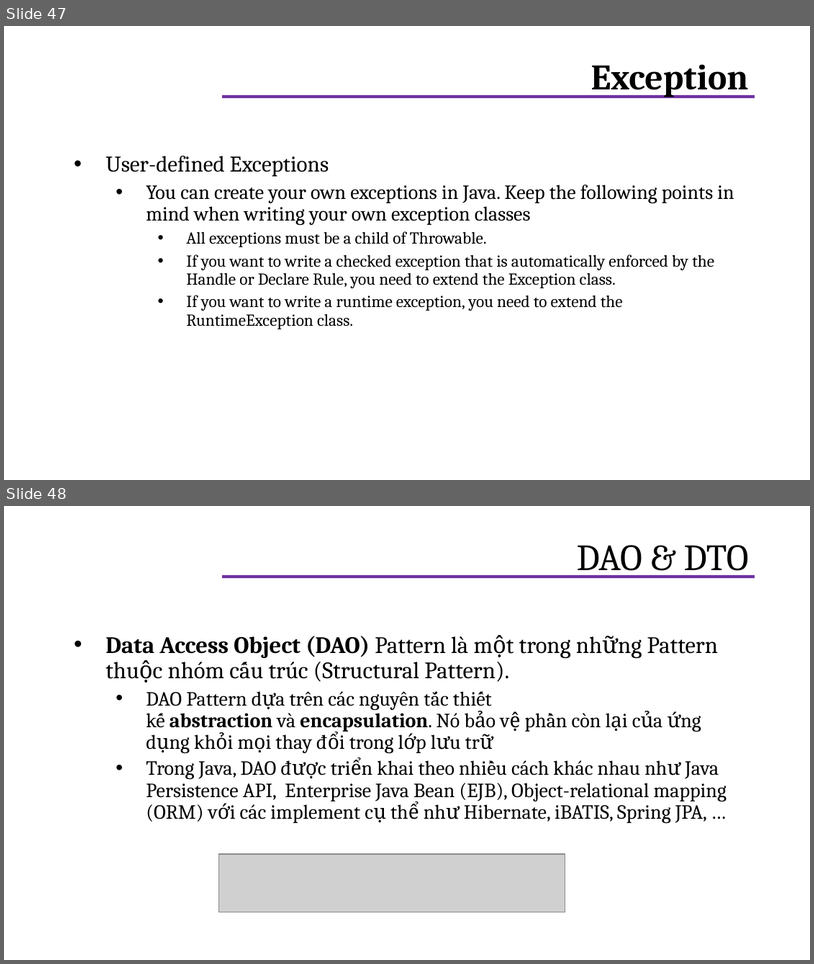
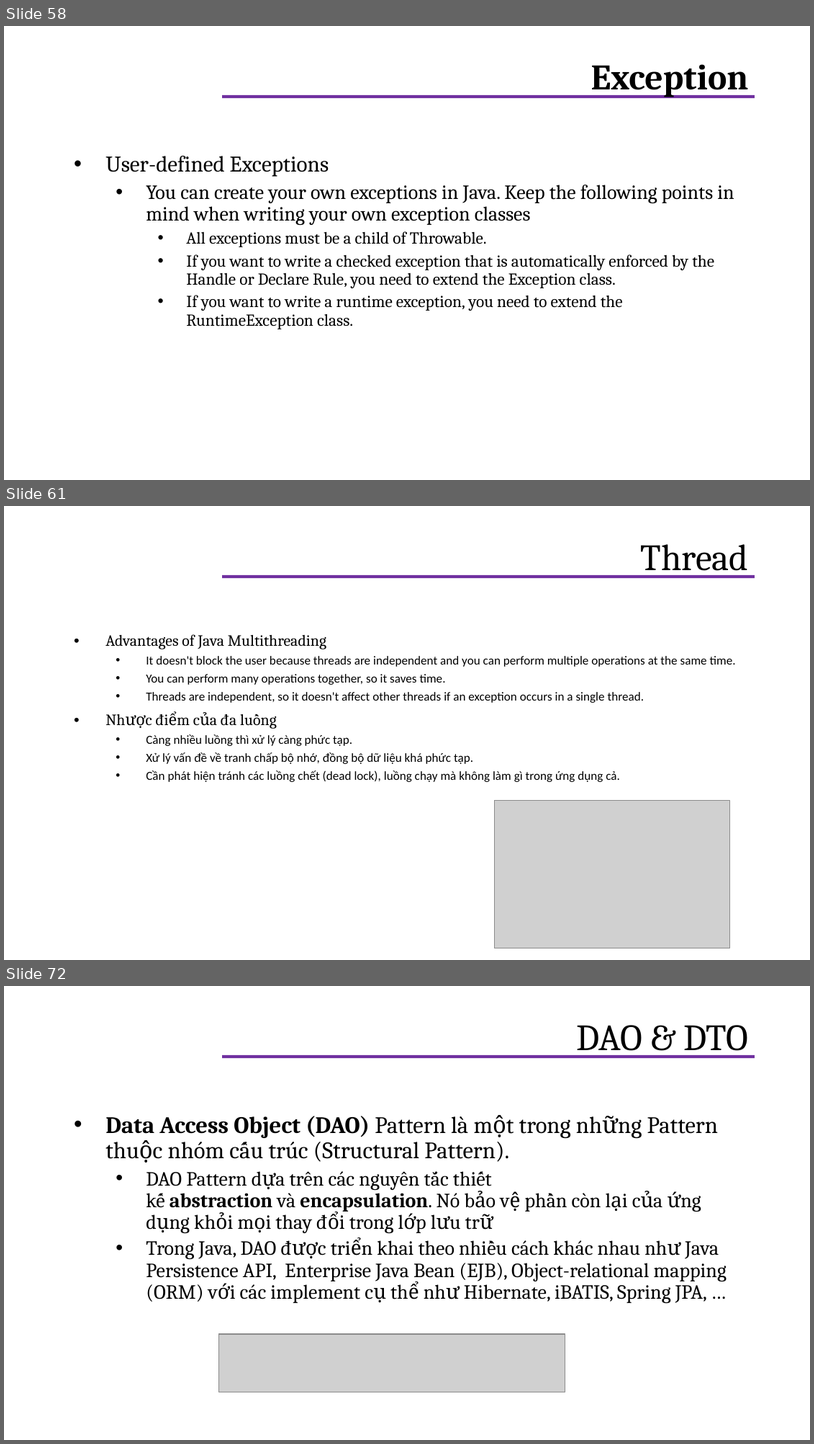
Before and after one commit to helenhash/javacore-training, a slide deck: JavaCore.pptx. Shown one above the other, each under a label of ours: slides 47 and 48 before the commit, slides 58, 61 and 72 after it; the slides between them are not shown. The pictures are 814x964 and 814x1444 pixels, drawn with LibreOffice and Linux fonts; fonts in the diff are those of the drawing; grey boxes stand for pictures; background and template pictures are left out. Boxes give left, top, right and bottom in pixels: in the first picture for what was removed or moved away, otherwise in the second. Text is boxed around its words. In the diff, an @@ line names an element or a change of style, - is before the commit and + after.

```diff
--- a/JavaCore.pptx
+++ b/JavaCore.pptx
@@ slide 61 added at (x1=4, y1=506, x2=810, y2=960), background #FFFFFF; not listed: 1 template element that a slide beside it also shows @@
@@ title added at (x1=641, y1=544, x2=749, y2=578), 33 pt, text #000000 @@
+Thread
@@ text added at (x1=106, y1=634, x2=736, y2=782), 11 pt, text #000000 @@
+• Advantages of Java Multithreading
+  • It doesn't block the user because threads are independent and you can perform multiple operations at the same time.
+  • You can perform many operations together, so it saves time.
+  • Threads are independent, so it doesn't affect other threads if an exception occurs in a single thread.
+• Nhược điểm của đa luồng
+  • Càng nhiều luồng thì xử lý càng phức tạp.
+  • Xử lý vấn đề về tranh chấp bộ nhớ, đồng bộ dữ liệu khá phức tạp.
+  • Cần phát hiện tránh các luồng chết (dead lock), luồng chạy mà không làm gì trong ứng dụng cả.
@@ picture added at (x1=494, y1=800, x2=730, y2=948) @@
@@ what was slide 47 is now slide 58 @@
@@ what was slide 48 is now slide 72 @@
```
Also in this commit, not shown: 23 other slides added, 12 other files.
